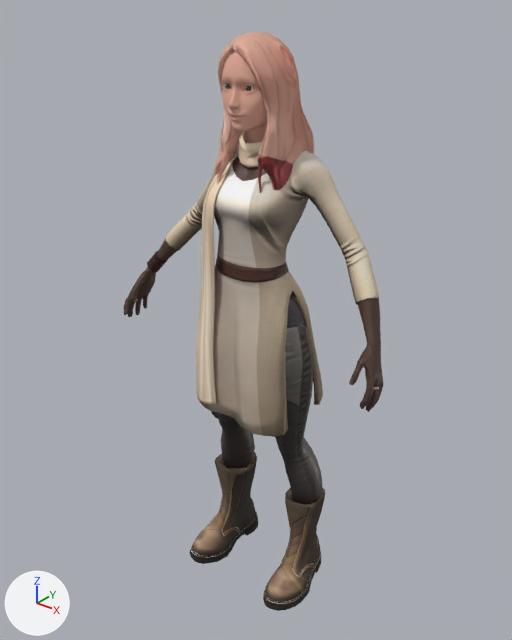
Renders of the glTF model public/marilena.glb from each side of a commit.
One viewpoint serves both versions: a 50 mm lens placed at (1.189, -1.534, 1.882), pointed at (-0.029, -0.012, 0.939). Lighting does not change. The marker at lower left points along +X, +Y and +Z. Vertices at the same position are counted once.

Names of what the first picture shows: 'Wolf3D_Body', 'Wolf3D_Hair', 'Wolf3D_Head', 'Wolf3D_Outfit_Bottom', 'Wolf3D_Outfit_Footwear', 'Wolf3D_Outfit_Top'.
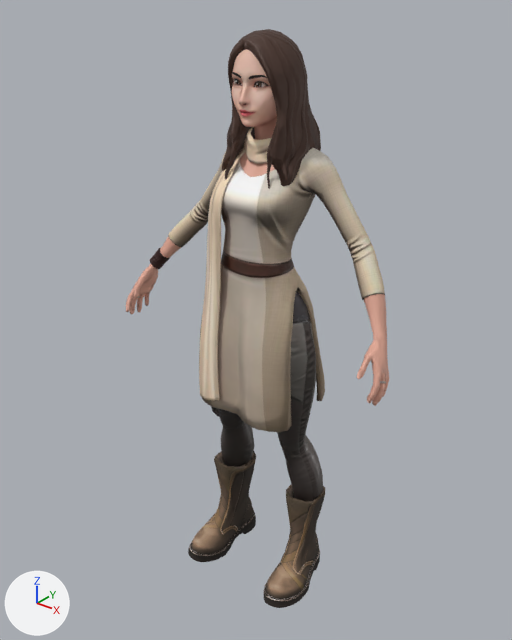
Pixel boxes [x1, y1, x2, y2] of what changed, in the pictures (512 x 640 px):
'Wolf3D_Outfit_Top', reshaped: before [135, 130, 379, 437]; after [137, 127, 386, 432]
'Wolf3D_Hair', surface changed, reshaped: before [215, 31, 314, 193]; after [222, 29, 321, 188]
'Wolf3D_Outfit_Footwear', reshaped: before [190, 452, 325, 611]; after [188, 451, 325, 608]
'Wolf3D_Outfit_Bottom', reshaped: before [211, 296, 323, 505]; after [211, 291, 323, 501]
'Wolf3D_Body', surface changed, reshaped (brown to beige): before [124, 155, 383, 412]; after [126, 152, 389, 406]
'Wolf3D_Head', reshaped: before [222, 52, 267, 143]; after [232, 49, 277, 140]

The change, as a list of edits to the scene's bpy script:
```text
Change mat_wolf3d_body:
    where n2 = _N.new('ShaderNodeTexImage'); n2.name = 'Image Texture'
    n2.image: img_basecolor_002 -> img_basecolor_001
Change mat_wolf3d_hair:
    where n2 = _N.new('ShaderNodeTexImage'); n2.name = 'Image Texture'
    n2.image: img_basecolor_003 -> img_basecolor_002
Change me_wolf3d_head:
    where me_wolf3d_head.from_pydata(...)  # 2060 vertices, 4094 faces; spans x -0.093..0.093, y -0.153..0.056, z 1.432..1.743
    used by ob_wolf3d_head; location = (0.0, 0.0, 0.0)
    me_wolf3d_head part 3: the whole mesh is multiplied about its middle by the matrix ((1.0, -0.026, 0.005), (0.026, 0.999, 0.022), (-0.006, -0.022, 1.0)), then moved by (0.002, 0.034, 0.004)
Change me_wolf3d_body:
    where me_wolf3d_body.from_pydata(...)  # 952 vertices, 1802 faces; spans x -0.464..0.464, y -0.177..0.057, z 0.74..1.477
    used by ob_wolf3d_body; location = (0.0, 0.0, 0.0)
    me_wolf3d_body part 1: the whole mesh is multiplied about its middle by the matrix ((1.0, -0.026, 0.005), (0.026, 0.999, 0.022), (-0.006, -0.022, 1.0)), then moved by (0.0, 0.024, 0.004)
Change me_wolf3d_outfit_bottom:
    where me_wolf3d_outfit_bottom.from_pydata(...)  # 510 vertices, 962 faces; spans x -0.215..0.198, y -0.144..0.083, z 0.282..1.093
    used by ob_wolf3d_outfit_bottom; location = (0.0, 0.0, 0.0)
    me_wolf3d_outfit_bottom part 4: the whole mesh is multiplied about its middle by the matrix ((1.0, -0.026, 0.005), (0.026, 0.999, 0.022), (-0.006, -0.022, 1.0)), then moved by (-0.003, 0.015, 0.004)
Change me_wolf3d_outfit_footwear:
    where me_wolf3d_outfit_footwear.from_pydata(...)  # 724 vertices, 1440 faces; spans x -0.229..0.229, y -0.193..0.122, z -0.006..0.358
    used by ob_wolf3d_outfit_footwear; location = (0.0, 0.0, 0.0)
    me_wolf3d_outfit_footwear part 5: the whole mesh is multiplied about its middle by the matrix ((1.0, -0.026, 0.005), (0.026, 0.999, 0.022), (-0.006, -0.022, 1.0)), then moved by (-0.005, 0.004, 0.004)
Change me_wolf3d_outfit_top:
    where me_wolf3d_outfit_top.from_pydata(...)  # 1460 vertices, 2792 faces; spans x -0.46..0.46, y -0.186..0.127, z 0.662..1.524
    used by ob_wolf3d_outfit_top; location = (0.0, 0.0, 0.0)
    me_wolf3d_outfit_top part 6: the whole mesh is multiplied about its middle by the matrix ((1.0, -0.026, 0.005), (0.026, 0.999, 0.022), (-0.006, -0.022, 1.0)), then moved by (-0.001, 0.024, 0.003)
Change me_wolf3d_hair:
    where me_wolf3d_hair.from_pydata(...)  # 1254 vertices, 2504 faces; spans x -0.123..0.118, y -0.137..0.111, z 1.318..1.757
    used by ob_wolf3d_hair; location = (0.0, 0.0, 0.0)
    me_wolf3d_hair part 2: the whole mesh is multiplied about its middle by the matrix ((1.0, -0.026, 0.005), (0.026, 0.999, 0.022), (-0.006, -0.022, 1.0)), then moved by (0.001, 0.033, 0.003)
```
